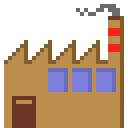
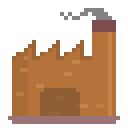
Layer changes from the first 128 × 128 image to the second:
renamed "Capa 2" to "Capa 39", hid it, moved it above "Capa 20", painted on it over [4, 16, 124, 128]
added group "fábrica" with 8 layers above "Capa 7" over [4, 8, 120, 124]
added layer "Capa 38" (2nd of 2, in "fábrica") in group "fábrica" over [8, 116, 120, 124]
added layer "Capa 10" in group "fábrica" over [12, 40, 92, 60]
added layer "Capa 12" (2nd of 2, in "fábrica") in group "fábrica" over [40, 88, 80, 116]
added layer "Capa 9" in group "fábrica" over [16, 32, 112, 116]
added layer "Capa 8" in group "fábrica" over [92, 20, 116, 36]
added layer "Capa 11" in group "fábrica" over [4, 40, 28, 116]
"Capa 3" (2nd of 2, in "fábrica"): opacity 99% → 100%, moved it into group "fábrica", painted on it over [4, 4, 124, 128]
